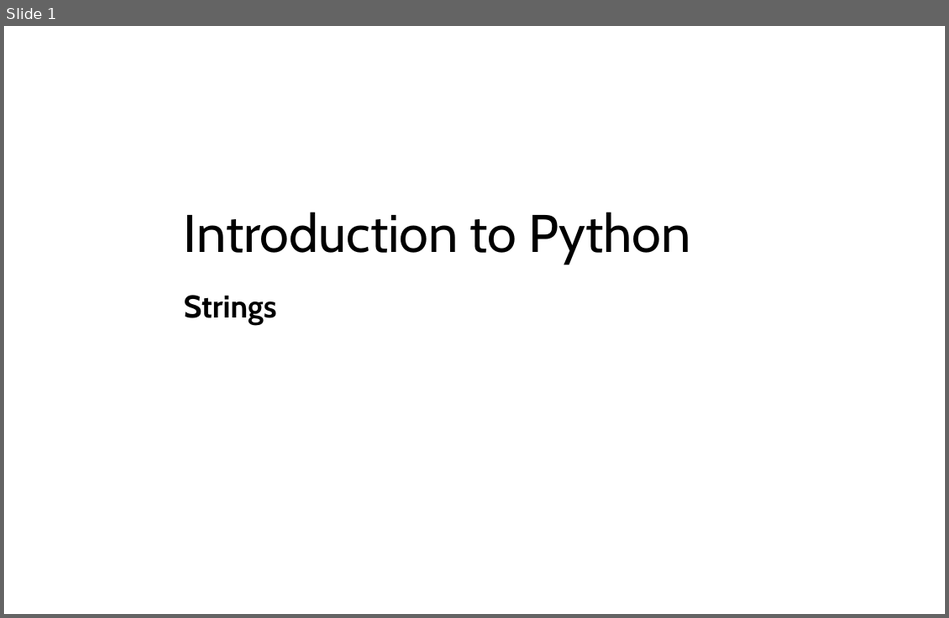
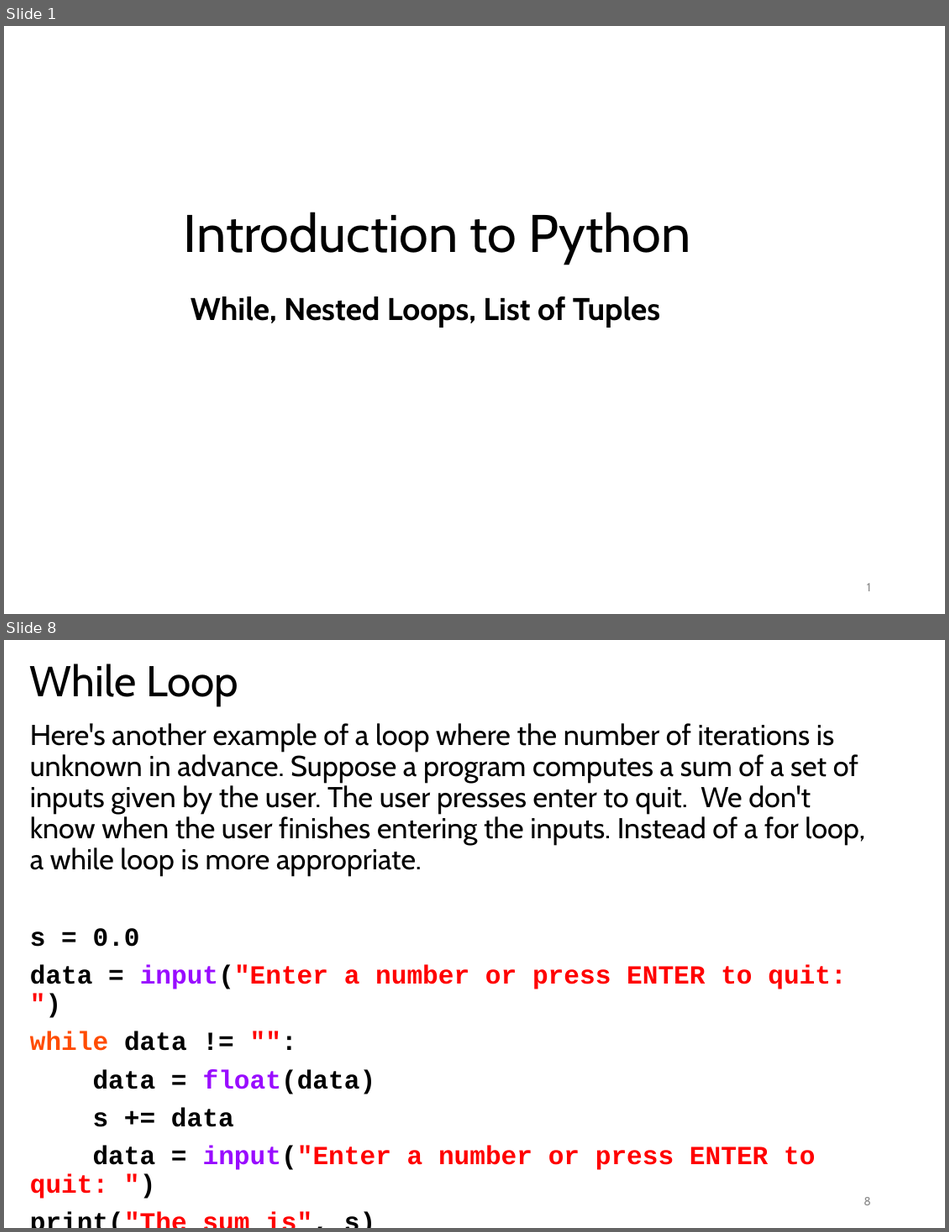
Before and after one commit to LongBaoNguyen/longbaonguyen.github.io, a slide deck: courses/apcsp/lect7.pptx. Shown one above the other, each under a label of ours: slide 1 before the commit, slides 1 and 8 after it; the slides between them are not shown. The pictures are 949x618 and 949x1232 pixels, drawn with LibreOffice and Linux fonts; fonts in the diff are those of the drawing. Boxes give left, top, right and bottom in pixels: in the first picture for what was removed or moved away, otherwise in the second. Text is boxed around its words. In the diff, an @@ line names an element or a change of style, - is before the commit and + after.

```diff
--- a/courses/apcsp/lect7.pptx
+++ b/courses/apcsp/lect7.pptx
@@ slide 8 added at (4,640,945,1228), background #FFFFFF @@
@@ title added at (30,664,238,706), 33 pt, text #000000 @@
+While Loop
@@ text added at (30,723,865,1199), 22 pt, text #000000 @@
+Here's another example of a loop where the number of iterations is unknown in advance. Suppose a program computes a sum of a set of inputs given by the user. The user presses enter to quit. We don't know when the user finishes entering the inputs. Instead of a for loop, a while loop is more appropriate.
+s = 0.0
+data = input("Enter a number or press ENTER to quit: ")
+while data != "":
+data = float(data)
+s += data
+data = input("Enter a number or press ENTER to quit: ")
+print("The sum is", s)
@@ page number added at (863,1197,871,1205), 9 pt, text #8C8C8C @@
+8
@@ slide 1 changed as well @@
@@ subtitle at (190,296,660,327): text changed @@
-Strings
+While, Nested Loops, List of Tuples
@@ page number added at (867,583,871,591), 9 pt, text #8C8C8C @@
+1
```
Also in this commit, not shown: 2 other slides changed, 18 other slides added, 25 slides removed, 9 other files.
